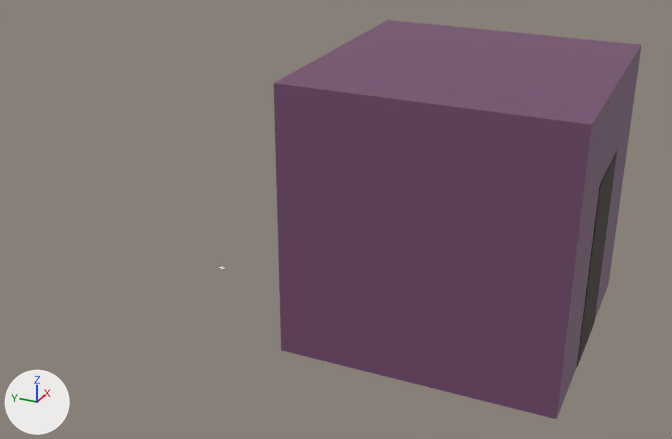
A saved change to the Blender file bedroom.blend.
Both versions are drawn from a 50 mm lens placed at (-14.75, -4.78, 4.34), pointed at (-6.6, -1.11, 0.27). Lighting does not change. The marker at lower left points along +X, +Y and +Z. The older version comes first.

In view in the first picture: 'DarkRoom', 'Door'.
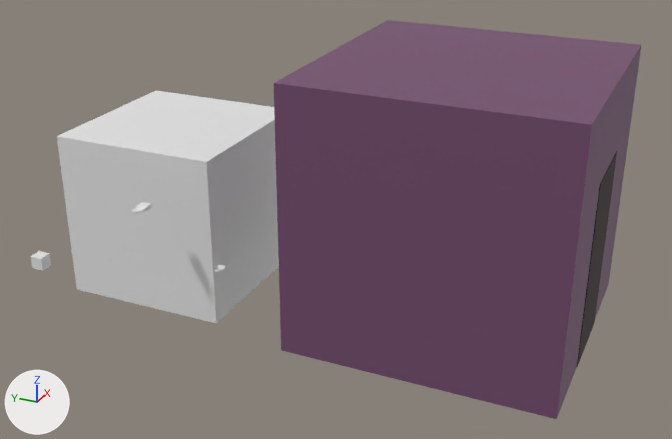
The change, as JSON lines over the scene's bpy script:
```json
{"op": "add", "block": "me_cube_006", "code": ["me_cube_006 = bpy.data.meshes.new('Cube.006')", "me_cube_006.from_pydata(...)  # a box spanning x -1.0..1.0, y -1.0..1.0, z -1.0..1.0"]}
{"op": "add", "block": "me_cube_004", "code": ["me_cube_004 = bpy.data.meshes.new('Cube.004')", "me_cube_004.from_pydata(...)  # 498 vertices, 496 faces; spans x -2.72..1.0, y -1.0..1.0, z -1.08..0.37"]}
{"op": "add", "block": "me_cube_002", "code": ["me_cube_002 = bpy.data.meshes.new('Cube.002')", "me_cube_002.from_pydata(...)  # 4058 vertices, 4056 faces; spans x -1.0..1.0, y -1.0..1.0, z -1.0..1.0"]}
{"op": "add", "block": "ob_cube_004", "code": ["ob_cube_004 = bpy.data.objects.new('Cube.004', me_cube_006)", "ob_cube_004.location = (-5.81, 1.309, -0.237)"]}
{"op": "add", "block": "ob_cube_003", "code": ["ob_cube_003 = bpy.data.objects.new('Cube.003', me_cube_004)", "ob_cube_003.location = (-7.216, 0.874, 0.301)", "ob_cube_003.scale = (0.065, 0.065, 0.065)"]}
{"op": "add", "block": "ob_cube_002", "code": ["ob_cube_002 = bpy.data.objects.new('Cube.002', me_cube_002)", "ob_cube_002.location = (-8.515, 1.186, 0.189)", "ob_cube_002.scale = (0.0646, 0.0646, 0.0646)"]}
```

Boxes (x1, y1, x2, y2) around the edits, measured in the pictures (672 x 439 px):
```json
{"object": "Cube.004", "change": "added", "after": [57, 90, 279, 323]}
{"object": "Cube.002", "change": "added", "after": [30, 251, 51, 271]}
{"object": "Cube.003", "change": "added", "after": [131, 202, 152, 213]}
```
